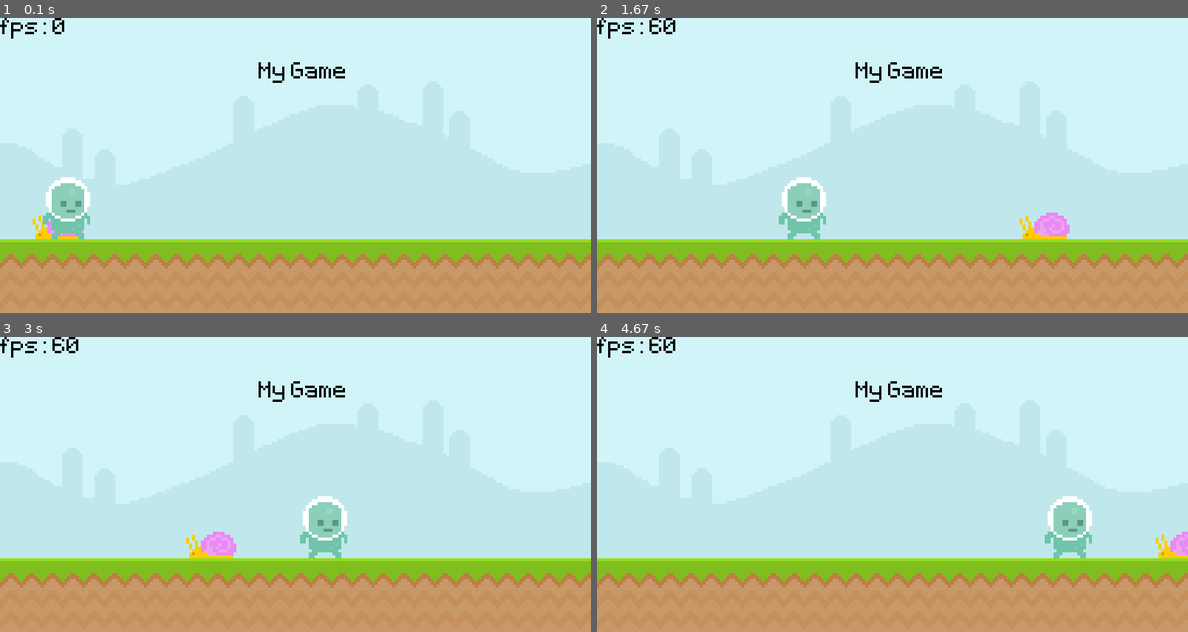
Above: before the commit, frames 1-4 (two rows, left to right).
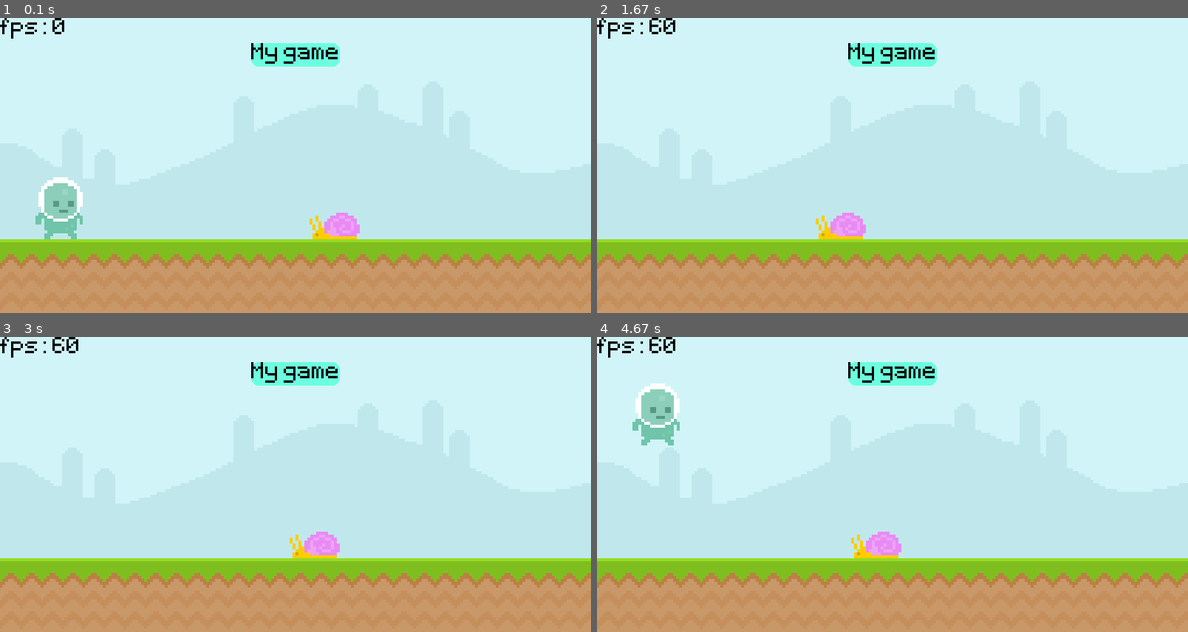
Above: after the commit, the same moments.

Repository: xB0bon/pygame-learn
Game: pygame game, started from main.py
Two runs of this game, one before a commit and one after it. Both use one fixed random seed, a clock stepped at 60 frames per second and the inputs below.
Inputs (mouse positions are in pixels of both pictures, inside the frame that each line leads up to):
- Up to frame 1 (0.1 s): no input
- Up to frame 2 (1.67 s): press the mouse at (656, 206) at 0.37 s; move the mouse to (679, 221) at 0.47 s; release the mouse at (709, 236) at 0.6 s; tap Space at 0.67 s; press the mouse at (656, 206) at 1.03 s; move the mouse to (809, 183) at 1.13 s; release the mouse at (963, 156) at 1.27 s; press the mouse at (656, 68) at 1.37 s; move the mouse to (709, 165) at 1.47 s; release the mouse at (762, 259) at 1.6 s
- Up to frame 3 (3 s): tap Space at 2.17 s; press the mouse at (59, 390) at 2.53 s; move the mouse to (130, 390) at 2.63 s; release the mouse at (200, 390) at 2.77 s
- Up to frame 4 (4.67 s): press the mouse at (656, 404) at 3.2 s; move the mouse to (774, 416) at 3.3 s; release the mouse at (898, 428) at 3.43 s; tap Space at 4.07, 4.37 s; click (656, 443) at 4.62 s

The runs differ from the first frame. In frame 1, 3.1% of the frame differs, in the area x 5-61%, y 8-75%; in frame 2, 3.9%; in frame 3, 3.5%; in frame 4, 4.9%, in the area x 6-100%, y 8-75%.

Commit message:
game update

Diff:
--- a/main.py
+++ b/main.py
@@ -1,10 +1,17 @@
+import random
 import pygame
 from sys import exit
 
 pygame.init()  # inicjacja biblioteki
+pygame.mixer.init()
+pygame.mixer.music.load('audio/music.wav')
+pygame.mixer.music.set_volume(0.1)
+jump_sound = pygame.mixer.Sound('audio/jump.mp3')
+jump_sound.set_volume(0.1)
+pygame.mixer.music.play()
 window = pygame.display.set_mode((800, 400))  # tworzenie okna
 pygame.display.set_caption('First game')  # tytuł gry
-
+game_active = True
 clock = pygame.time.Clock()
 
 # blok
@@ -17,30 +24,87 @@
 ground_surface = pygame.image.load('graphics/ground.png').convert()
 
 font = pygame.font.Font('font/Pixeltype.ttf', 50)
-text_surface = font.render('My Game', True, (0, 0, 0))
+font_end = pygame.font.Font('font/Pixeltype.ttf', 200)
+score_surface = font.render('My game', True, (0, 0, 0))
+score_rect = score_surface.get_rect(center=(400, 50))
 
 snail_surface = pygame.image.load('graphics/snail/snail1.png').convert_alpha()
-snail_rect = snail_surface.get_rect(midbottom=(100, 300))
-
+snail_rect = snail_surface.get_rect(midbottom=(500, 300))
 
 player_surface = pygame.image.load('graphics/player/player_walk_1.png').convert_alpha()
 player_rect = player_surface.get_rect(midbottom=(80, 300))
+gravity = 0
+x = 1
+speed = 2
+snail_speed = 9
 while True:
     for event in pygame.event.get():  # Wszystkie wykonane wydarzenia. np. wyjscie z aplikacji
         if event.type == pygame.QUIT:
             pygame.quit()
             exit()  # bezpieczne zamkniecie
+        # PRZYCISKI
+        if game_active:
+            if event.type == pygame.KEYDOWN:
+                print('clicked')
 
-    window.blit(sky_surface, (0, 0))  # cords
-    window.blit(ground_surface, (0, 300))
-    window.blit(text_surface, (350, 60))
-    fps_surface = font.render(f'fps: {round(clock.get_fps())}', True, (0, 0, 0))
-    window.blit(fps_surface, (0, 0))
-    window.blit(snail_surface, snail_rect)
-    snail_rect.left -= 4
-    if snail_rect.left < -100: snail_rect.left = 800
-    window.blit(player_surface, player_rect)
+                if event.key == pygame.K_SPACE and player_rect.bottom >= 300:
+                    jump_sound.play()
+                    gravity = -20
 
-    player_rect.right += 2
+            if event.type == pygame.MOUSEBUTTONDOWN:
+                pos = event.pos
+                if player_rect.collidepoint(pos):
+                    if pygame.mouse.get_pressed():
+                        gravity = -20
+        else:
+            if event.type == pygame.KEYDOWN and event.key == pygame.K_SPACE:
+                game_active = True
+
+
+        # if event.type == pygame.MOUSEMOTION:  # jeśli ruszasz myszką
+        # if event.type == pygame.MOUSEBUTTONDOWN: # gdy klikniemy myszką
+        # if event.type == pygame.MOUSEBUTTONUP: # gdy puścimy kliknietą myszkę
+        # print('mouse down') # pozycja myszy
+        #
+        # if player_rect.collidepoint(pos): print('kolizja 1')
+    if game_active:
+        window.blit(sky_surface, (0, 0))  # cords
+        window.blit(ground_surface, (0, 300))
+        fps_surface = font.render(f'fps: {round(clock.get_fps())}', True, (0, 0, 0))
+        window.blit(fps_surface, (0, 0))
+        window.blit(snail_surface, snail_rect)
+        snail_rect.left -= snail_speed
+        if snail_rect.left < -100:
+            snail_rect.left = 800
+            snail_speed = random.randint(5,15)
+
+        # PLAYER
+        gravity += x
+        player_rect.y += gravity
+        if player_rect.bottom >= 300:
+            player_rect.bottom = 300
+        window.blit(player_surface, player_rect)
+
+        pygame.draw.rect(window, '#6bffdf', score_rect, 16, 10)
+        # pygame.draw.line(window, 'yellow', (0, 0), (300,100), 30) # rysowanie lini
+        window.blit(score_surface, score_rect)
+
+        #END GAME
+        if snail_rect.colliderect(player_rect):
+            game_active = False
+        # if player_rect.colliderect(snail_rect):  # True, False
+        #   print('kolizja')
+
+        # pos = pygame.mouse.get_pos()
+        # if player_rect.collidepoint(pos):
+        # print('kolizja')
+    else:
+        snail_rect.x = 500
+        pygame.mixer.music.stop()
+        window.fill('black')
+        END = font_end.render('GAME OVER', True, (255, 0, 0))
+        info = font.render('click space to restart', True, (255, 255, 255))
+        window.blit(END, (100, 150))
+        window.blit(info, (100, 250))
     pygame.display.update()
     clock.tick(60)  # 60fps, pętla nie działa więcej niz 60 fps
